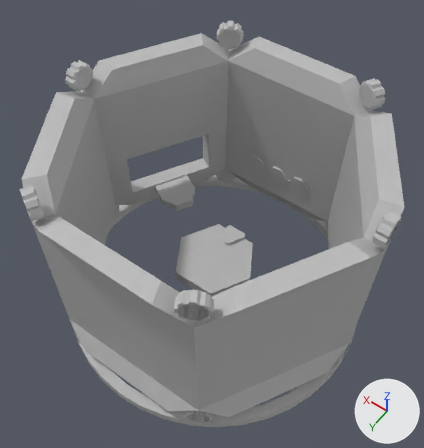
An edit to the FBX model Assets/Mod Assets/Models/Tower Center.fbx, drawn before and after from the same camera.
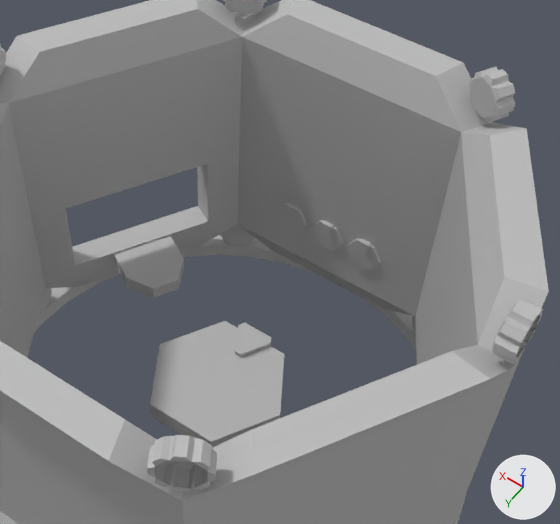
Each version appears first whole from a camera (50 mm lens) standing at (-18.5, 26.4, 49.4) and looking at (0.1, 0.3, 8.5), and next in a close-up on the part from 21% to 97% of the width and 9% to 76% of the height. Lighting does not change. The marker at lower right points along +X, +Y and +Z. Where no turn or scale is listed for an object, it has been applied to the vertices.

The first close-up shows 'group12'.
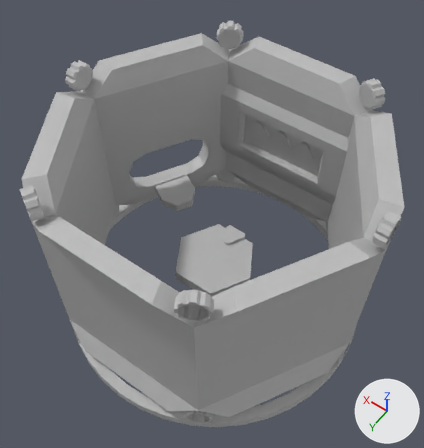
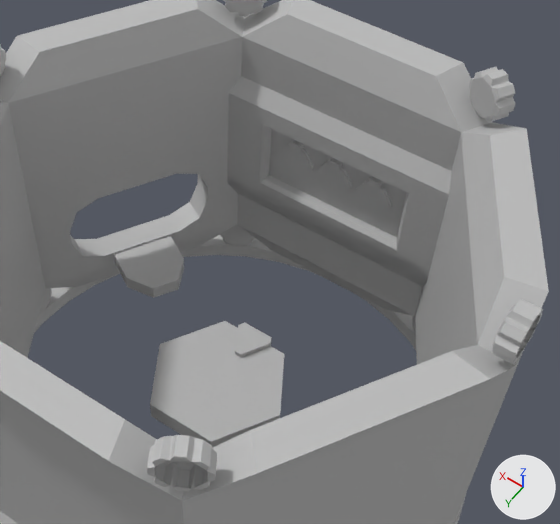
Where the change shows, as pixel boxes (x1, y1, x2, y2) in the close-ups (560 x 524 px; the box of a moved part takes in the faces that stretch with it):
part 1 of me_mesh, moved or reshaped: before (275, 202, 307, 234); after (279, 143, 313, 178)
part 2 of me_mesh, moved or reshaped: before (310, 220, 343, 252); after (316, 161, 352, 196)
part 3 of me_mesh, moved or reshaped: before (346, 238, 381, 270); after (355, 180, 392, 215)
part 4 of me_mesh, moved or reshaped: before (285, 202, 298, 215); after (290, 139, 304, 154)
part 5 of me_mesh, moved or reshaped: before (321, 220, 334, 233); after (329, 158, 342, 172)
part 6 of me_mesh, moved or reshaped: before (358, 239, 371, 252); after (368, 177, 383, 191)
part 7 of me_mesh, added: after (227, 76, 452, 286)
part 8 of me_mesh, built on: before (29, 140, 239, 288); after (29, 143, 238, 288)

Edits to the bpy script that builds the scene:
```text
Change me_mesh:
    used by ob_group12; location = (0.0, 0.0, 8.61)
    remove me_mesh.from_pydata(...)  # 1252 vertices, 2252 faces; spans x -14.5..14.5, y -14.5..14.5, z -10.6..10.6
    add me_mesh.from_pydata(...)  # 1312 vertices, 2372 faces; spans x -14.5..14.5, y -14.5..14.5, z -10.6..10.6
    me_mesh part 1: the loose piece of 14 vertices spanning x 1.4..3.6, y -11.1..-10.9, z -4.7..-2.8 is moved by (0.0, 0.0, 4.6)
    me_mesh part 2: the loose piece of 14 vertices spanning x -1.1..1.1, y -11.1..-10.9, z -4.7..-2.8 is moved by (0.0, 0.0, 4.6)
    me_mesh part 3: the loose piece of 14 vertices spanning x -3.6..-1.4, y -11.1..-10.9, z -4.7..-2.8 is moved by (0.0, 0.0, 4.6)
    me_mesh part 4: the loose piece of 12 vertices spanning x 2.1..2.9, y -11.1..-10.8, z -3.3..-2.6 is moved by (0.0, 0.0, 4.9)
    me_mesh part 5: the loose piece of 12 vertices spanning x -0.4..0.4, y -11.1..-10.8, z -3.3..-2.6 is moved by (0.0, 0.0, 4.9)
    me_mesh part 6: the loose piece of 12 vertices spanning x -2.9..-2.1, y -11.1..-10.8, z -3.3..-2.6 is moved by (0.0, 0.0, 4.9)
    me_mesh part 7: a new loose piece of 36 vertices spanning x -8.9..8.7, y -12.7..-10.4, z -7.0..7.2, in mat_phong1 (grey #bcbcbc)
    me_mesh part 8
    7 vertices are removed from x 7.4..13.1, y -10.1..-1.8, z -5.6..-0.7
    24 faces are deleted
    1 vertex moves from x 13.1, y -2.5, z -0.7 to x 13.1, y -2.5, z -2.7
    21 vertices are added at x 6.8..13.7, y -11.2..-0.7, z -6.3..-0.1
    10 new vertices lie (1.3, -0.8, 0.0) away from vertices in x 7.4..11.5, y -9.3..-2.2, z -5.6..-0.7
    72 new faces join them
```
